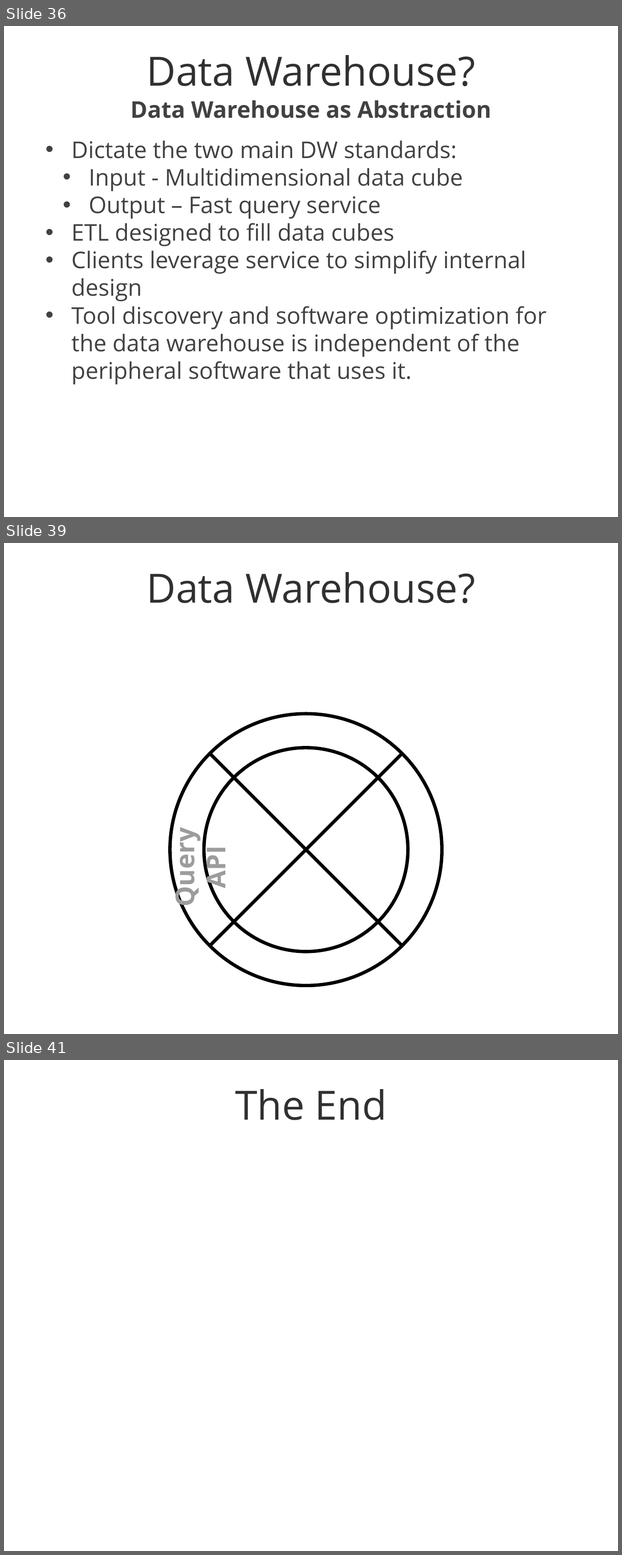
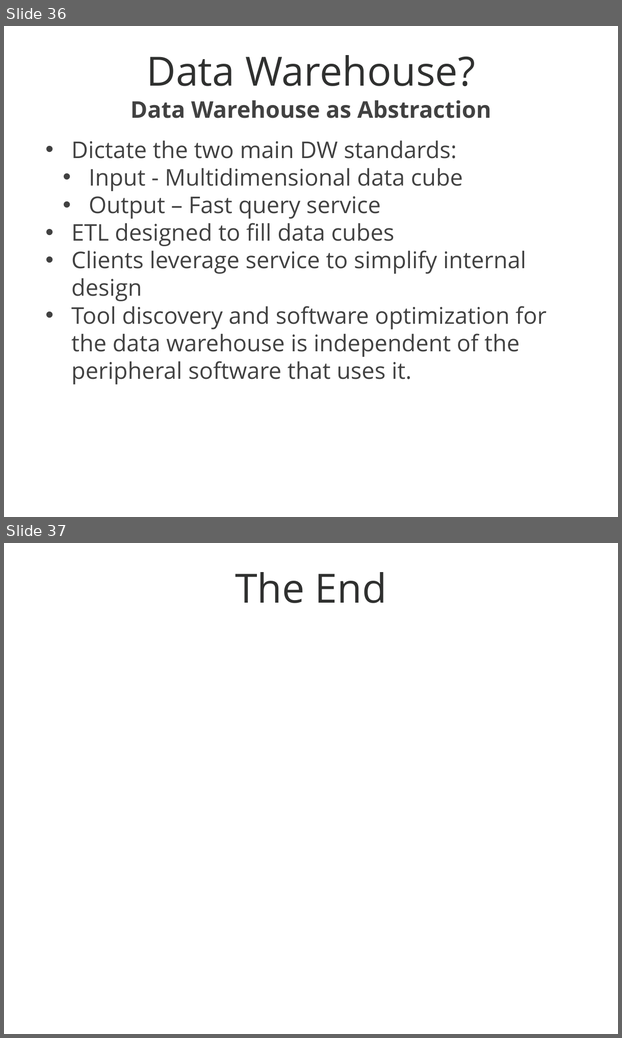
Before and after one commit to mozilla/ActiveData, a slide deck: docs/Data Warehouse.pptx. Shown one above the other, each under a label of ours: slides 36, 39 and 41 before the commit, slides 36 and 37 after it; the slides between them are not shown. The pictures are 622x1555 and 622x1038 pixels, drawn with LibreOffice and Linux fonts; fonts in the diff are those of the drawing; background and template pictures are left out. Boxes give left, top, right and bottom in pixels: in the first picture for what was removed or moved away, otherwise in the second. Text is boxed around its words. In the diff, an @@ line names an element or a change of style, - is before the commit and + after.

```diff
--- a/docs/Data Warehouse.pptx
+++ b/docs/Data Warehouse.pptx
@@ slide 39 removed at bbox=[4, 543, 618, 1034], background #FFFFFF @@
@@ title removed at bbox=[146, 572, 475, 603] @@
-Data Warehouse?
@@ ellipse removed at bbox=[170, 714, 442, 985] @@
@@ ellipse removed at bbox=[204, 748, 408, 952] @@
@@ line removed from (210, 946) to (402, 754) @@
@@ line removed from (210, 754) to (402, 946) @@
@@ text removed at bbox=[167, 835, 233, 905] @@
-Query API
@@ what was slide 41 is now slide 37 @@
```
Also in this commit, not shown: 1 slide changed, 3 other slides removed, 2 other files.
